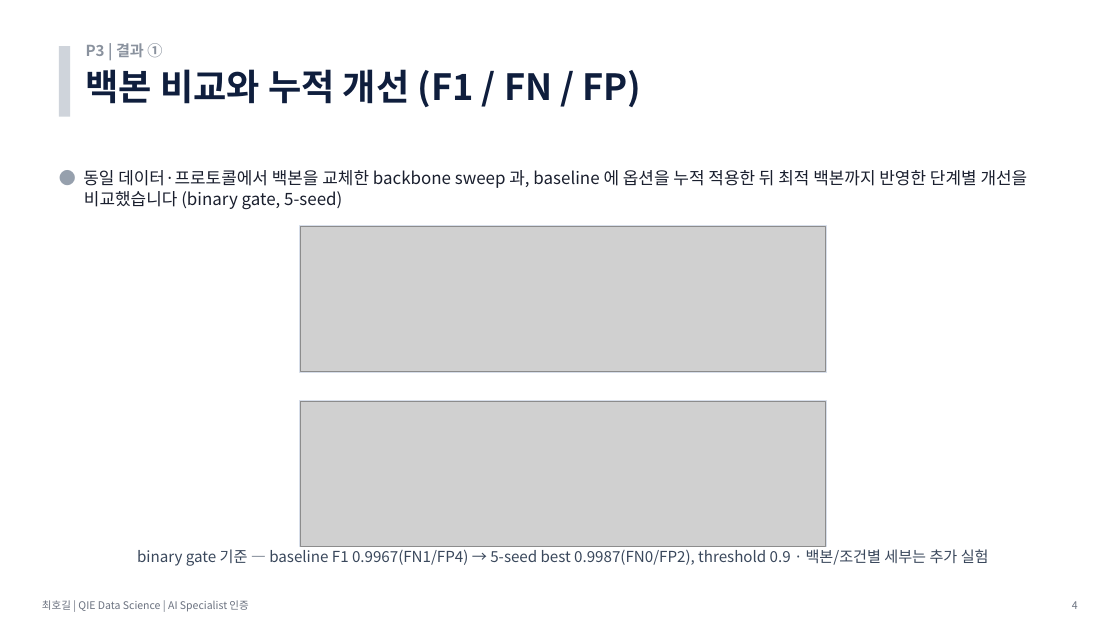
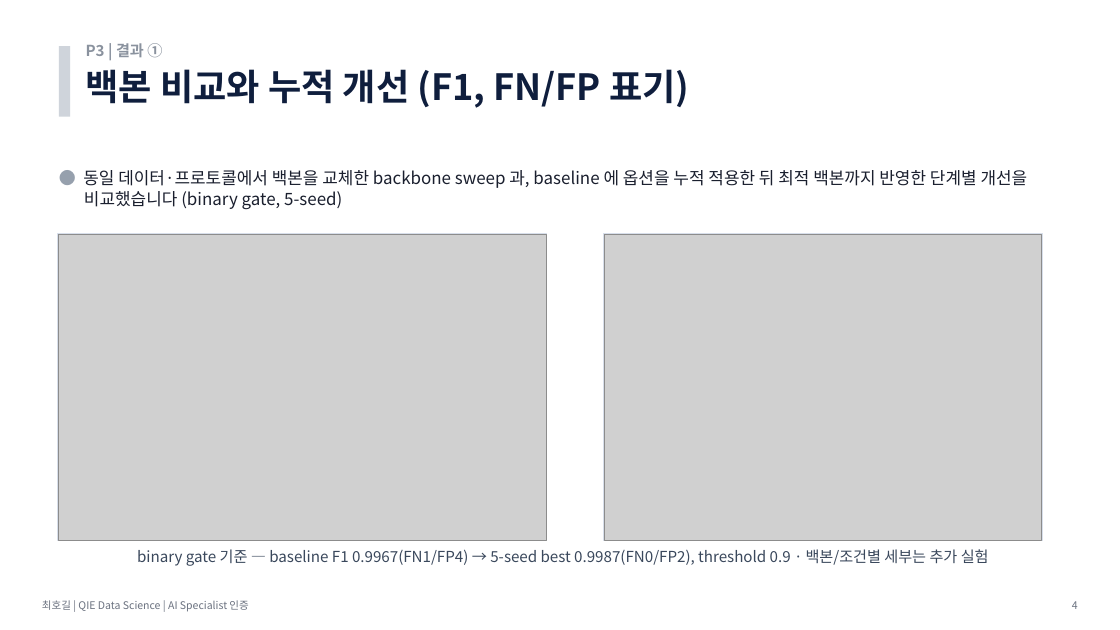
Before and after one commit to hogil/fbm_paper, a slide deck: slide 4 of recommendation/presentation/발표_P3_데이터생성_최호길.pptx. Drawn at 1120x630 pixels with LibreOffice and Linux fonts; fonts in the diff are those of the drawing; grey boxes stand for pictures. Boxes give left, top, right and bottom in pixels: in the first picture for what was removed or moved away, otherwise in the second. Text is boxed around its words. In the diff, an @@ line names an element or a change of style, - is before the commit and + after.

```diff
--- a/recommendation/presentation/발표_P3_데이터생성_최호길.pptx
+++ b/recommendation/presentation/발표_P3_데이터생성_최호길.pptx
@@ text at [86,69,689,108]: text changed @@
-백본 비교와 누적 개선 (F1 / FN / FP)
+백본 비교와 누적 개선 (F1, FN/FP 표기)
@@ rectangle: place and size @@
-rectangle at [299,226,826,372]
+rectangle at [58,234,547,541]
@@ picture added at [59,234,546,540] @@
@@ picture removed at [300,227,825,372] @@
@@ rectangle: place and size @@
-rectangle at [299,401,826,547]
+rectangle at [604,234,1043,541]
@@ picture added at [605,234,1043,540] @@
@@ picture removed at [300,402,825,547] @@
```
Also in this commit, not shown: 1 other slide changed, 1 slide removed, 5 other files.
